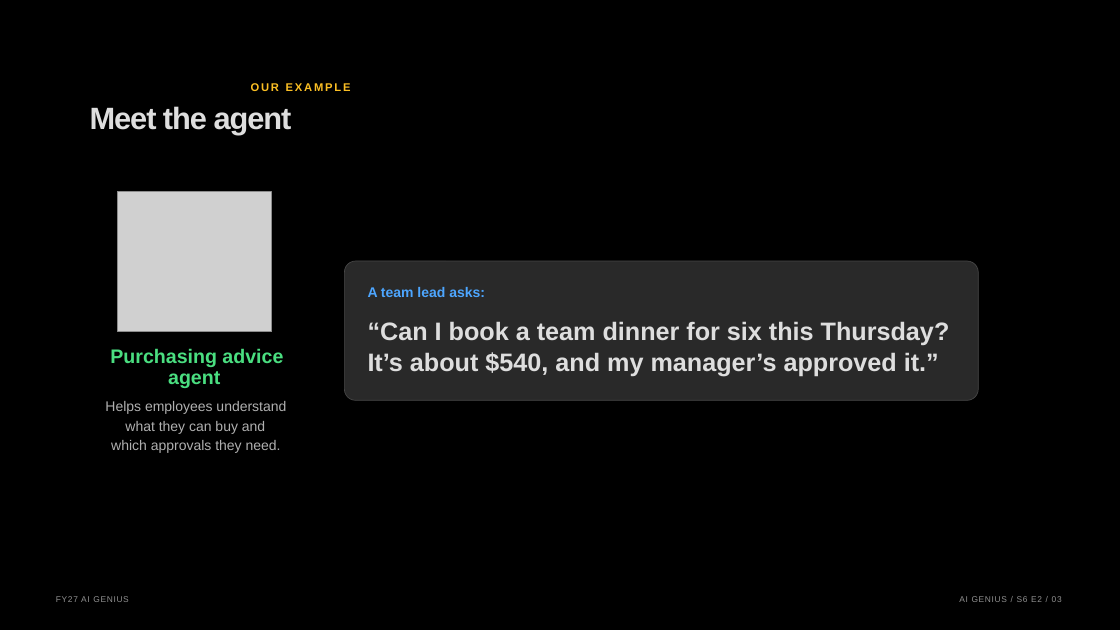
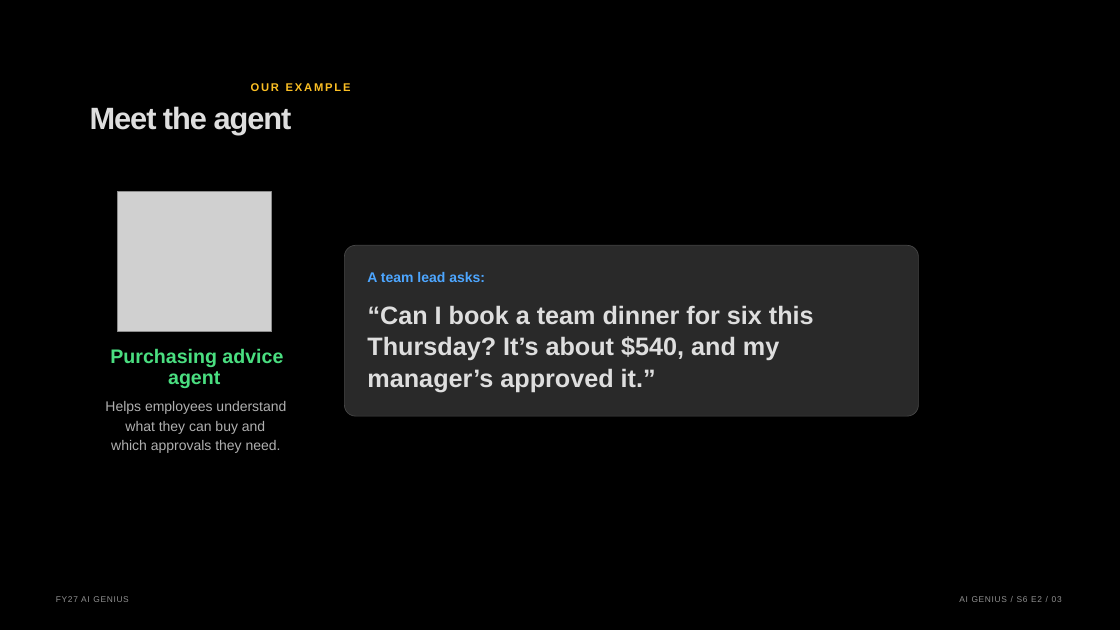
Before and after one commit to graemefoster/FoundryEvalsAndObservability, a slide deck: slide 3 of presentation/presentation.pptx. Drawn at 1120x630 pixels with LibreOffice and Linux fonts; fonts in the diff are those of the drawing; grey boxes stand for pictures; background and template pictures are left out. Boxes give left, top, right and bottom in pixels: in the first picture for what was removed or moved away, otherwise in the second. Text is boxed around its words. In the diff, an @@ line names an element or a change of style, - is before the commit and + after.

```diff
--- a/presentation/presentation.pptx
+++ b/presentation/presentation.pptx
@@ rounded rectangle: place and size @@
-rounded rectangle at (344, 261, 979, 401)
+rounded rectangle at (344, 245, 918, 416)
@@ rounded rectangle at (344, 245, 918, 416): proportions changed @@
@@ text "A team lead asks:": place and size @@
-text "A team lead asks:" at (368, 287, 485, 297)
+text "A team lead asks:" at (367, 272, 485, 282)
@@ text at (368, 305, 814, 325): text changed @@
-“Can I book a team dinner for six this Thursday?
+“Can I book a team dinner for six this
@@ text at (367, 336, 779, 360): text changed @@
-It’s about $540, and my manager’s approved it.”
+Thursday? It’s about $540, and my
@@ text added at (367, 368, 656, 393), 21.6 pt, text #DEDEDE, bold @@
+manager’s approved it.”
```
Also in this commit, not shown: 16 other slides changed, 8 slides added, 2 slides removed, 36 other files.
